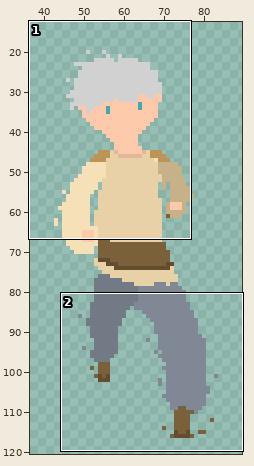
Pixel-art file: ChronoHunt/Prototype #2/Assets/Art Assets/Pixel Art Player/Run/Player_Up_Run/Player_Up_Run.aseprite. The picture above shows the old version from afar; the outline marks the close-up.
Close-up. As it was:
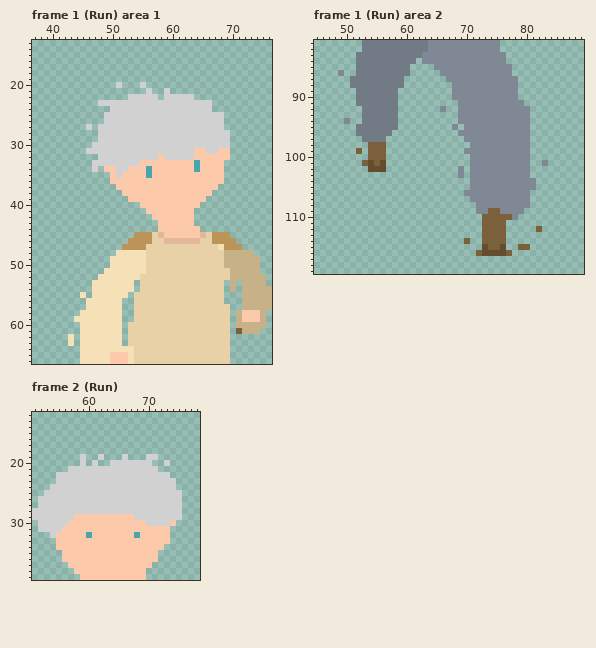
128x128 pixels, 28 frames. Shown: frame 1 (Run) area 1: x 37..76, y 13..66; frame 1 (Run) area 2: x 45..89, y 81..119; frame 2 (Run): x 51..78, y 12..39. The wide view leaves out empty margins. The commit also changed other frames or places, which this record leaves out.
Once edited:
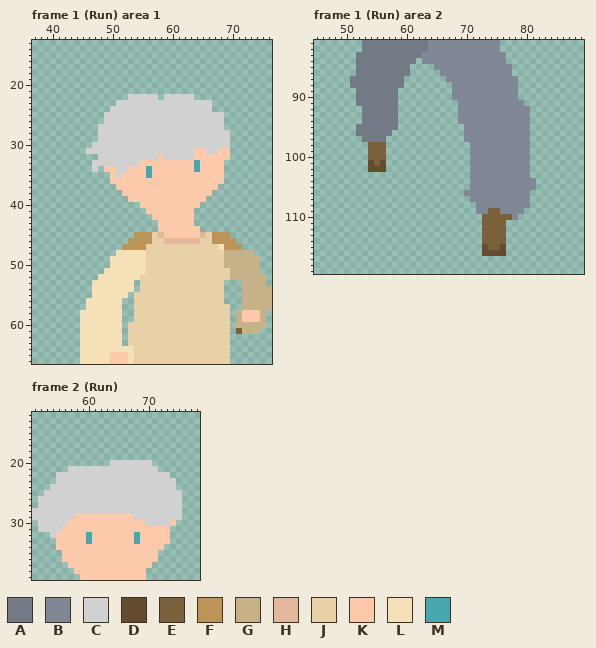
Palette (. is transparent): A #727a85  B #7f8894  C #d2d1d1  D #634d2e  E #7a603b  F #bd9458  G #c6b188  H #e2b79c  J #e8d1a7  K #fccaab  L #f5e0b7  M #46a7ae
Edits made:
Frame 1 (Run) area 1, layer "Head Arms Legs":
Colour C is removed in row 20 at x 51 and 55; in row 21 at x 56 and 59; in row 23 at x 48 to 50; in row 27 at x 46.
Colour G is removed in rows 53 to 54 at x 70.
Colour L is removed in row 55 at x 45; in row 59 at x 44; in rows 62 to 63 at x 43.
Frame 1 (Run) area 2, layer "Head Arms Legs":
Colour B is removed in row 86 at x 49; in row 92 at x 66; in row 94 at x 50; in row 95 at x 68; in row 96 at x 69; in row 99 at x 70.
Colour B is removed in row 101 at x 83; in rows 102 to 103 at x 69.
Colour E is removed in row 99 at x 52; in row 101 at x 53; in row 112 at x 82; in row 114 at x 70; in row 115 at x 79 to 80; in row 116 at x 72 and 77.
Frame 2 (Run), layer "Head Arms Legs":
Colour K gives way to colour M in row 33 at x 60 and 68.
Colour C is removed in row 19 at x 59, 62, 66 and 70 to 71; in row 20 at x 59, 61 and 73.
